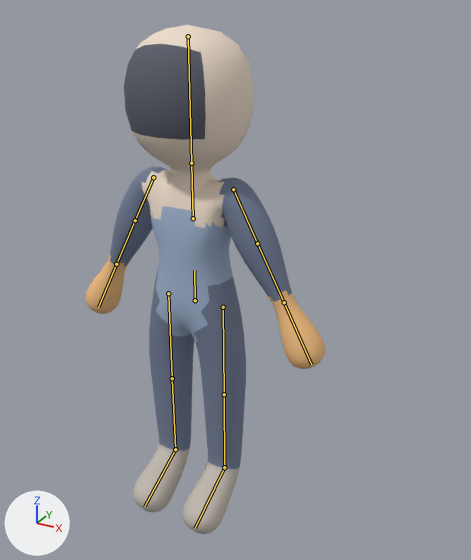
Two versions of the glTF model arte/boneco.glb, one commit apart.
Before and after are seen from a 50 mm camera at (1.12, -1.74, 1.83) aimed at (0.05, 0.21, 0.86). The lights are fixed; the arrows at lower left show +X, +Y and +Z. The first picture is the older version. The bones that change, and the others that lie on the model, are drawn over the model as lines.

The first picture shows 'Corpo'.
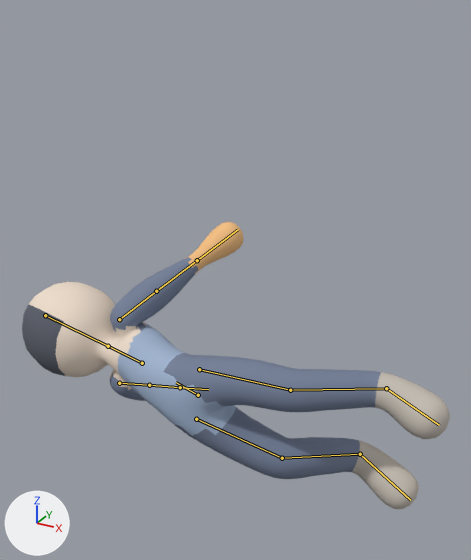
The newer file adds an action. The first version stands in its rest pose; the second is drawn at frame 44 of the action 'morrer'.

Boxes [x1, y1, x2, y2] around the edits, measured in the pictures (471 x 560 px):
'Corpo', posed (79% wider, 44% shorter): before [86, 25, 325, 534]; after [22, 222, 450, 509]
bone 'quadril', root to tip: before (195, 300) to (194, 270); after (198, 395) to (176, 382)
bone 'coxa_D', root to tip: before (223, 307) to (224, 394); after (199, 369) to (290, 390)
bone 'canela_D', root to tip: before (224, 394) to (224, 467); after (290, 390) to (386, 388)
bone 'coxa_E', root to tip: before (168, 293) to (172, 378); after (196, 419) to (282, 458)
bone 'canela_E', root to tip: before (172, 378) to (175, 449); after (282, 458) to (360, 454)
bone 'peito', root to tip: before (193, 218) to (191, 163); after (142, 363) to (108, 346)
bone 'braco_D', root to tip: before (233, 189) to (257, 243); after (119, 319) to (156, 291)
bone 'braco_E', root to tip: before (153, 177) to (135, 220); after (119, 383) to (149, 385)

What the commit changed:
Bone 'quadril' (bone_quadril) moves from (0.0, 0.0, 0.0) to (0.0, -0.391, 0.0).
Bone 'quadril' (bone_quadril) turns from (0, 0, 0) to (-10, 0, 85) degrees about its own x, y and z.
Bone 'coxa_D' (bone_coxa_d) turns from (0, 0, 0) to (15, 0, -6) degrees about its own x, y and z.
Bone 'canela_D' (bone_canela_d) turns from (0, 0, 0) to (25, 0, 0) degrees about its own x, y and z.
Bone 'coxa_E' (bone_coxa_e) turns from (0, 0, 0) to (20, 0, 12) degrees about its own x, y and z.
Bone 'canela_E' (bone_canela_e) turns from (0, 0, 0) to (35, 0, 0) degrees about its own x, y and z.
Bone 'peito' (bone_peito) turns from (0, 0, 0) to (4, 0, 0) degrees about its own x, y and z.
Bone 'braco_D' (bone_braco_d) turns from (0, 0, 0) to (62, 13, 40) degrees about its own x, y and z.
Bone 'braco_E' (bone_braco_e) turns from (0, 0, 0) to (73, -11, -48) degrees about its own x, y and z.
